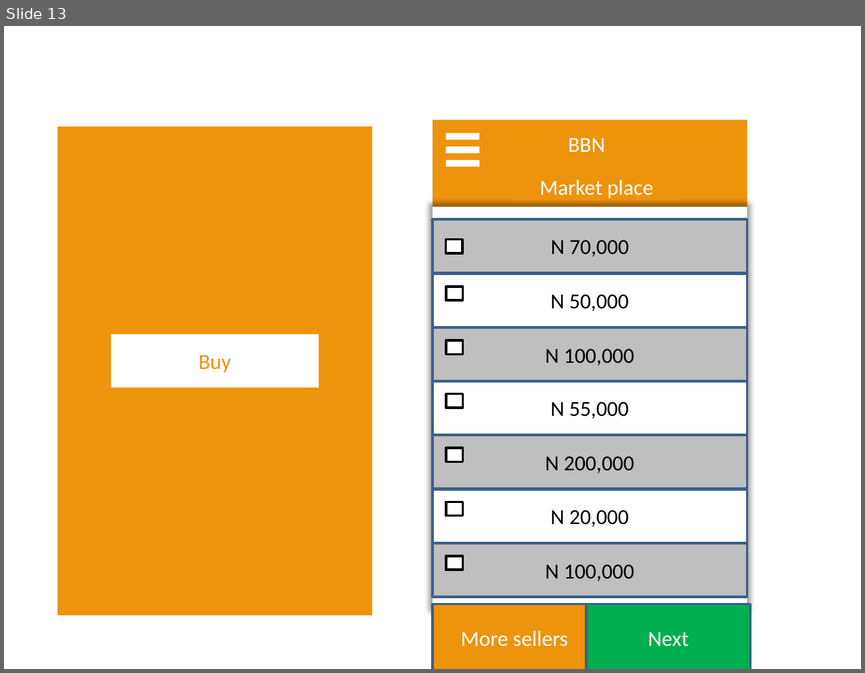
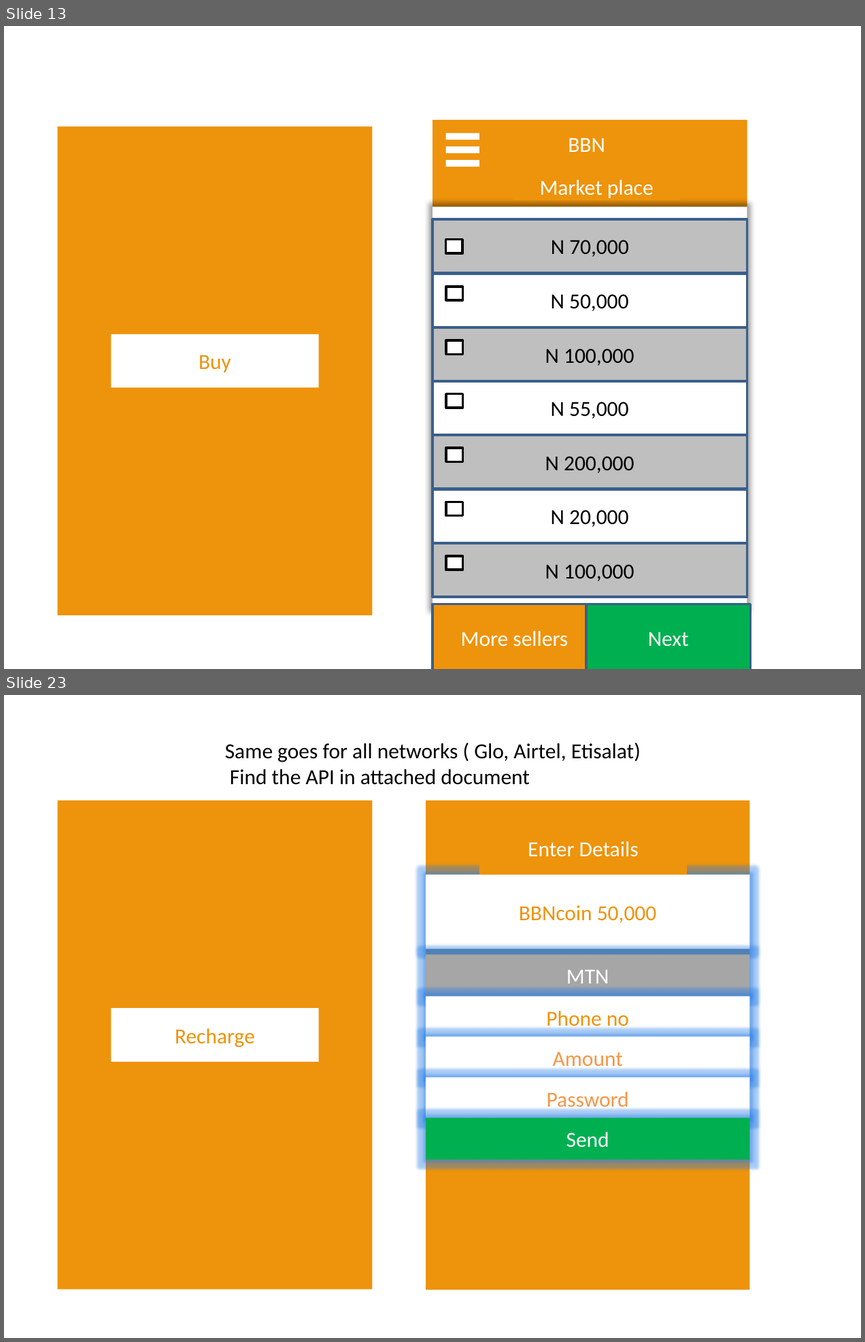
Before and after one commit to kleitz/BoonBuy, a slide deck: designs_mockups/Boonbuy Network app.pptx. Shown one above the other, each under a label of ours: slide 13 before the commit, slides 13 and 23 after it; the slides between them are not shown. The pictures are 865x673 and 865x1342 pixels, drawn with LibreOffice and Linux fonts; fonts in the diff are those of the drawing. Boxes give left, top, right and bottom in pixels: in the first picture for what was removed or moved away, otherwise in the second. Text is boxed around its words. In the diff, an @@ line names an element or a change of style, - is before the commit and + after.

```diff
--- a/designs_mockups/Boonbuy Network app.pptx
+++ b/designs_mockups/Boonbuy Network app.pptx
@@ slide 23 added at bbox=[4, 695, 861, 1338], background #FFFFFF @@
@@ text added at bbox=[225, 743, 640, 785], 18 pt, text #000000 @@
+Same goes for all networks ( Glo, Airtel, Etisalat)
+Find the API in attached document
@@ rectangle added at bbox=[57, 800, 372, 1289], fill #EE930C @@
@@ rectangle added at bbox=[426, 800, 749, 1289], fill #EE930C @@
@@ rectangle added at bbox=[479, 821, 687, 875], fill #EE930C, 18 pt, text #FFFFFF @@
+Enter Details
@@ rectangle added at bbox=[426, 874, 749, 949], fill #FFFFFF, 18 pt, text #EE930C @@
+BBNcoin 50,000
@@ rectangle added at bbox=[426, 955, 749, 997], fill #A6A6A6, 18 pt, text #FFFFFF @@
+MTN
@@ rectangle added at bbox=[426, 996, 749, 1038], fill #FFFFFF, 18 pt, text #EE930C @@
+Phone no
@@ rectangle added at bbox=[111, 1008, 318, 1062], fill #FFFFFF, 18 pt, text #EE930C @@
+Recharge
@@ rectangle added at bbox=[426, 1036, 749, 1078], fill #FFFFFF, 18 pt, text #F79646 @@
+Amount
@@ rectangle added at bbox=[426, 1077, 749, 1119], fill #FFFFFF, 18 pt, text #F79646 @@
+Password
@@ rectangle added at bbox=[426, 1117, 749, 1159], fill #00B050, 18 pt, text #FFFFFF @@
+Send
```
Also in this commit, not shown: 12 other slides added, 27 other files.
